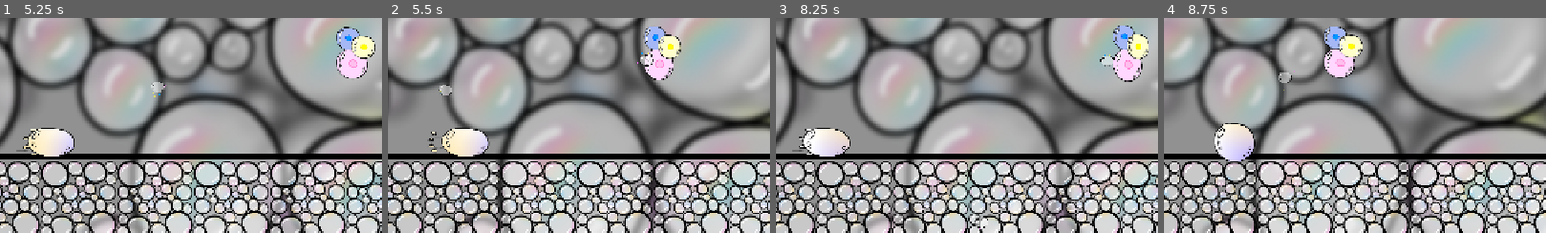
Above: before the commit, frames 1-4 (left to right).
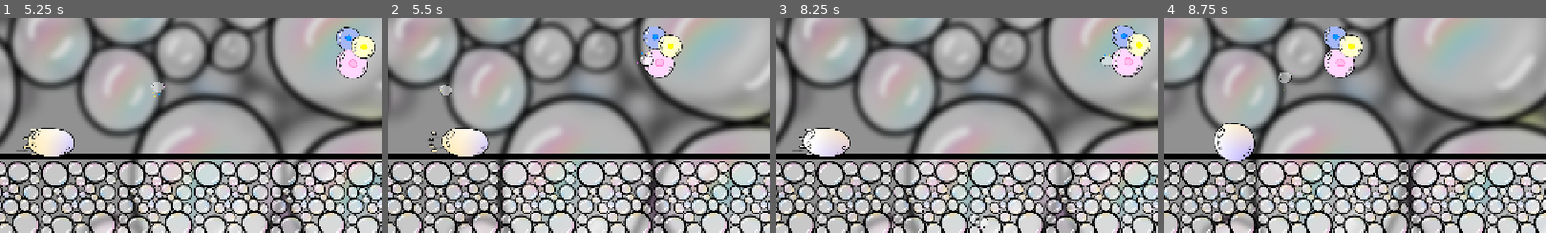
Above: after the commit, the same moments.

Repository: GeoPlayerRu/bubbles
Game: Godot game, scene res://scenes/debug_arena.tscn
The game is run twice, just before and just after one commit, with the same random seed, the same clock (stepped at 60 frames per second) and the same inputs. This scene is started directly instead of the project's main scene. Sound files missing from this copy of the repository are replaced by a short silence.
Inputs (mouse positions are % of the whole screen's width and height, from its top left):
- Up to frame 1 (5.25 s): move the mouse to (72, 45) at 0.52 s; hold D (ch_right) 0.53-1.25 s; tap Shift (ch_dash) every 1.5 s from 0.6 to 5.1 s; click (72, 45) at 0.67 s; tap Space (ch_jump) at 0.77, 3.77 s; drag from (30, 55) to (62, 49) at 1.27 s; move the mouse to (60, 28) at 2.02 s; hold A (ch_left) 2.03-2.75 s; drag from (45, 70) to (42, 43) at 2.77 s; move the mouse to (80, 65) at 3.52 s; hold D (ch_right) 3.53-4.25 s; drag from (20, 35) to (58, 58) at 4.27 s; move the mouse to (55, 50) at 5.02 s; hold D (ch_right) from 5.03 s (still down); click (55, 50) at 5.17 s
- Up to frame 2 (5.5 s): keep holding D (ch_right)
- Up to frame 3 (8.25 s): release D (ch_right) at 5.75 s; drag from (35, 25) to (59, 43) at 5.77 s; move the mouse to (72, 45) at 6.52 s; hold A (ch_left) 6.53-7.25 s; tap Shift (ch_dash) at 6.6, 8.1 s; tap Space (ch_jump) at 6.77 s; drag from (30, 55) to (6, 53) at 7.27 s; move the mouse to (60, 28) at 8.02 s; hold D (ch_right) from 8.03 s (still down)
- Up to frame 4 (8.75 s): keep holding D (ch_right)
The pictures show only the part of the screen within x 49-99%, y 21-71%; the shares and areas given below are measured in that part.

Frame 1 is identical in both runs. In frame 2, 0.6% of the frame differs, in the area x 66-78%, y 4-29%; in frame 3, 0.9%, in the area x 88-98%, y 3-30%; in frame 4, nothing differs.

Commit message:
Bomboclad rework

Diff:
--- a/project.godot
+++ b/project.godot
@@ -138,8 +138,3 @@
 2d_physics/layer_2="Player"
 2d_physics/layer_3="Enemy"
 2d_physics/layer_4="PlayerHitbox"
-
-[rendering]
-
-renderer/rendering_method="gl_compatibility"
-renderer/rendering_method.mobile="gl_compatibility"
--- a/scenes/entities/bombaclat.tscn
+++ b/scenes/entities/bombaclat.tscn
@@ -67,7 +67,7 @@
 [ext_resource type="Script" uid="uid://tvujl8xum17x" path="res://scripts/state_machine.gd" id="63_b05o1"]
 [ext_resource type="Script" uid="uid://cc3diaa6434je" path="res://scripts/state.gd" id="64_78l8u"]
 [ext_resource type="Script" uid="uid://drsue0qxi83in" path="res://scripts/boss2/boss2_idle.gd" id="64_kfkwm"]
-[ext_resource type="Script" uid="uid://dp3wcxj0d08p0" path="res://scripts/boss2/boss2_animtree.gd" id="64_ttr5g"]
+[ext_resource type="Script" uid="uid://bs1v0rsksgc60" path="res://scripts/csm_animation_tree.gd" id="65_t1bu0"]
 [ext_resource type="Script" uid="uid://rfbnhs8jlbrf" path="res://scripts/boss2/boss2_teleport.gd" id="66_dtmye"]
 [ext_resource type="Script" uid="uid://d4ksufl8b1sk" path="res://scripts/boss2/boss2_attack.gd" id="67_ttr5g"]
 [ext_resource type="AudioStream" uid="uid://bxmubofti8kom" path="res://audio/cartoon-bubble-pop-01-.mp3" id="71_qe0ch"]
@@ -241,6 +241,21 @@
 switch_mode = 2
 advance_mode = 2
 
+[sub_resource type="AnimationNodeStateMachineTransition" id="AnimationNodeStateMachineTransition_t1bu0"]
+advance_mode = 2
+advance_expression = "get_node(\"StateTree\").get_current_state_name() == \"Attack\""
+
+[sub_resource type="AnimationNodeStateMachineTransition" id="AnimationNodeStateMachineTransition_cc8eq"]
+advance_mode = 2
+advance_expression = "get_node(\"StateTree\").get_current_state_name() == \"Teleport\""
+
+[sub_resource type="AnimationNodeStateMachineTransition" id="AnimationNodeStateMachineTransition_1tgd5"]
+advance_mode = 2
+advance_expression = "hp <= 0"
+
+[sub_resource type="AnimationNodeStateMachineTransition" id="AnimationNodeStateMachineTransition_fwgma"]
+advance_mode = 2
+
 [sub_resource type="AnimationNodeStateMachine" id="AnimationNodeStateMachine_0t08g"]
 states/attack/node = SubResource("AnimationNodeAnimation_0qkab")
 states/attack/position = Vector2(313, -4)
@@ -252,7 +267,7 @@
 states/teleport_begin/position = Vector2(616, 1)
 states/teleport_end/node = SubResource("AnimationNodeAnimation_codam")
 states/teleport_end/position = Vector2(616, 65)
-transitions = ["Start", "idle", SubResource("AnimationNodeSt …(238 unchanged characters)… mationNodeStateMachineTransition_78l8u")]
+transitions = ["Start", "idle", SubResource("AnimationNodeSt …(238 unchanged characters)… mationNodeStateMachineTransition_78l8u"), "idle", "attack", SubResource("AnimationNodeStateMachineTransition_t1bu0"), "idle", "teleport_begin", SubResource("AnimationNodeStateMachineTransition_cc8eq"), "idle", "death", SubResource("AnimationNodeStateMachineTransition_1tgd5"), "death", "End", SubResource("AnimationNodeStateMachineTransition_fwgma")]
 graph_offset = Vector2(-16, -48)
 
 [node name="Bombaclat" type="CharacterBody2D"]
@@ -275,10 +290,12 @@
 &"": SubResource("AnimationLibrary_y2qpr")
 }
 
-[node name="AnimationTree" type="AnimationTree" parent="."]
+[node name="AnimationTree" type="AnimationTree" parent="." node_paths=PackedStringArray("state_machine")]
 tree_root = SubResource("AnimationNodeStateMachine_0t08g")
+advance_expression_base_node = NodePath("..")
 anim_player = NodePath("../AnimationPlayer")
-script = ExtResource("64_ttr5g")
+script = ExtResource("65_t1bu0")
+state_machine = NodePath("../StateTree")
 
 [node name="StateTree" type="Node" parent="." node_paths=PackedStringArray("current_state")]
 script = ExtResource("63_b05o1")
--- a/scripts/boss2/boss2_animtree.gd
+++ b/scripts/boss2/boss2_animtree.gd
@@ -4,6 +4,7 @@
 @onready var state_machine := $"../StateTree"
 
 func _process(_delta: float) -> void:
+	return
 	var playback = get('parameters/playback')
 
 	if state_machine.get_current_state_name() == "Attack" and playback.get_current_node() == 'idle':
--- a/scripts/boss2/projectile.gd
+++ b/scripts/boss2/projectile.gd
@@ -17,7 +17,7 @@
 
 func _on_body_entered(body: Node2D) -> void:
 	if body is Player:
-		body.take_damage(1)
+		body.take_damage(1, PlayerKnockbackData.new(Vector2.ZERO,0.1,true))
 		queue_free()
 
 
--- a/scripts/csm_animation_tree.gd
+++ b/scripts/csm_animation_tree.gd
@@ -8,6 +8,10 @@
 @export var state_machine : StateMachine
 
 var playback : AnimationNodeStateMachinePlayback = self["parameters/playback"]
+
+func _ready() -> void:
+	if animation_finished.is_connected(_on_animation_finished) == false:
+		animation_finished.connect(_on_animation_finished)
 
 func _on_animation_finished(anim_name : StringName):
 	if animation_to_state_mapping.has(anim_name):
--- a/scripts/player/knockback_state.gd
+++ b/scripts/player/knockback_state.gd
@@ -14,7 +14,7 @@
 
 func _physics_update(delta):
 	if gravity_affected:
-		tree.get_parent().velocity.y += GlobalVariables.gravity
+		tree.get_parent().velocity.y += GlobalVariables.gravity * delta
 
 func _on_timer_timeout() -> void:
 	tree.transit('Move')
--- a/scripts/player_knockback_data.gd
+++ b/scripts/player_knockback_data.gd
@@ -5,3 +5,8 @@
 var velocity : Vector2 = Vector2.ZERO
 var delay : float = 1.0
 var gravity_affected : bool = false
+
+func _init(velocity := Vector2.ZERO, delay := 1.0, gravity_affected := false) -> void:
+	self.velocity = velocity
+	self.delay = delay
+	self.gravity_affected = gravity_affected
Not shown: 1 places in scenes/entities/bombaclat.tscn that only renumber resources
